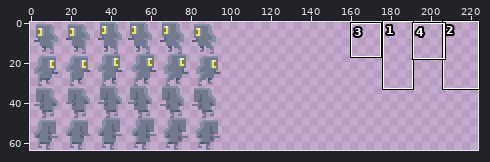
One commit to this pixel-art file: Artwork/Characters/Mobs/Metal Monster.ase. Above, an overview of the earlier version with the close-up marked.
Close-up. Before the edit:
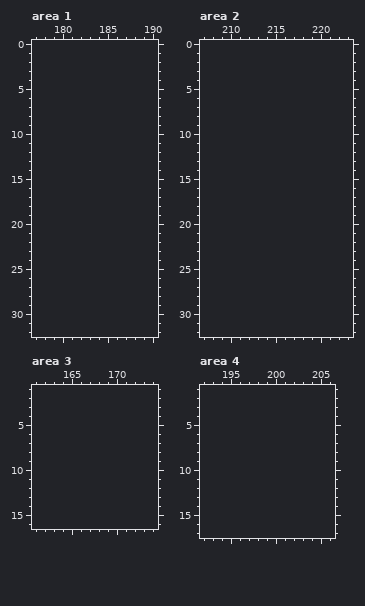
96x64 pixels, 1 frame. Colours within 5 levels of each other are drawn and written as one. Shown: area 1: x 177..190, y 0..32; area 2: x 207..223, y 0..32; area 3: x 161..174, y 1..16; area 4: x 192..206, y 1..17. The old version is drawn lined up with the new one, on the new canvas. The commit also changed other parts of the picture, which this record leaves out.
After the commit:
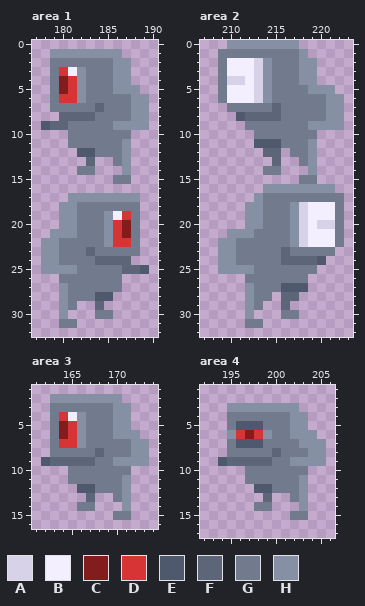
Palette (. is transparent): A #d8d2e9  B #f3efff  C #831c1c  D #d73535  E #4f596d  F #5d6678  G #727b8e  H #8690a4
Change:
canvas 96x64 -> 224x64
Changed rows in their new state; - is an unchanged pixel.
Area 1:
first column x 178:
 1 -HHHHHHHH---
 2 -GGGGGGGHH--
 3 -GDBHGGGHH--
 4 -GCDHGGGHH--
 5 -GCDHGGGHHH-
 6 -GDDHGGGGGHH
 7 -GGGGGFGGGHH
 8 --FFFFGGGGHH
 9 EFFGGGGGHHHH
10 ---GGGGGGG--
11 ---GGGGGGH--
12 ----EEGGGH--
13 -----F--GH--
14 ----GG---H--
15 --------GG--
17 ---HHHHHHHH-
18 --HHGGGGGGG-
19 --HHGGGHBDG-
20 --HHGGGHDCG-
21 -HHHGGGHDCG-
22 HHGGGGGHDDG-
23 HHGGGFGGGGG-
24 HHGGGGFFFF--
25 HHHHGGGGGFFE
26 --GGGGGGG---
27 --HGGGGGG---
28 --HGGGEE----
29 --HG--F-----
30 --H---GG----
31 --GG--------
Area 2:
first column x 209:
 0 -HHHHHHHH-----
 1 GGGGGGGGGH----
 2 GBBBAHGGGHH---
 3 GBBBAHGGGHH---
 4 GAABAHGGGHH---
 5 GBBBAHGGGGHHH-
 6 GBBBAHGGGGGGHH
 7 -GGGGGFGGGGGHH
 8 --EFFFFGGGGGHH
 9 ---GGGGGGGHHHH
10 ----GGGGGGG---
11 ----EEEGGGH---
12 -----FF-GGH---
13 ------F--GH---
14 -----GG---H---
15 ---------GG---
16 -----HHHHHHHH-
17 ----HGGGGGGGGG
18 ---HHGGGHABBBG
19 ---HHGGGHABBBG
20 ---HHGGGHABAAG
21 -HHHGGGGHABBBG
22 HHGGGGGGHABBBG
23 HHGGGGGFGGGGG-
24 HHGGGGGFFFFE--
25 HHHHGGGGGGG---
26 ---GGGGGGG----
27 ---HGGGEEE----
28 ---HGG-FF-----
29 ---HG--F------
30 ---H---GG-----
31 ---GG---------
Area 3:
first column x 162:
 2 -HHHHHHHH---
 3 -GGGGGGGHH--
 4 -GDBHGGGHH--
 5 -GCDHGGGHH--
 6 -GCDHGGGHHH-
 7 -GDDHGGGGGHH
 8 -GGGGGFGGGHH
 9 EFFFFFGGHHHH
10 ---GGGGGGG--
11 ---GGGGGGH--
12 ----EEGGGH--
13 -----F--GH--
14 ----GG---H--
15 --------GG--
Area 4:
first column x 194:
 3 -HHHHHHHH---
 4 -GGGGGGGHH--
 5 -GEEEGGGHH--
 6 -HDCDHGGHHH-
 7 -GEEEGGGGHHH
 8 -GGGGGFGGGHH
 9 EFFFFFGGHHHH
10 ---GGGGGGG--
11 ---GGGGGGH--
12 ----EEGGGH--
13 -----F--GH--
14 ----GG---H--
15 --------GG--
Changed places in both close-ups, as pixel boxes (x1, y1, x2, y2):
added: (41, 49, 149, 328)
added: (218, 40, 344, 328)
added: (41, 394, 149, 520)
added: (218, 403, 326, 520)
